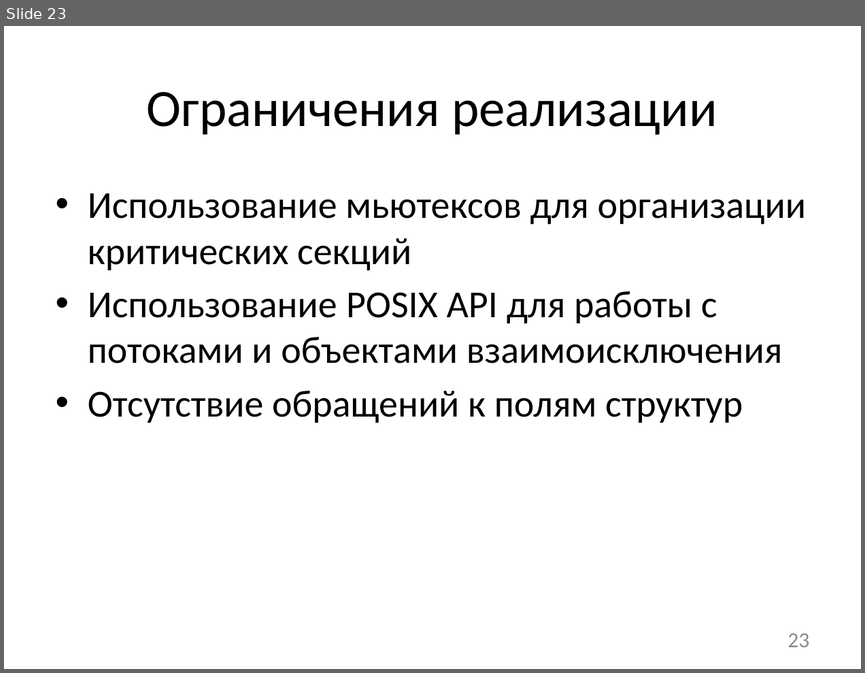
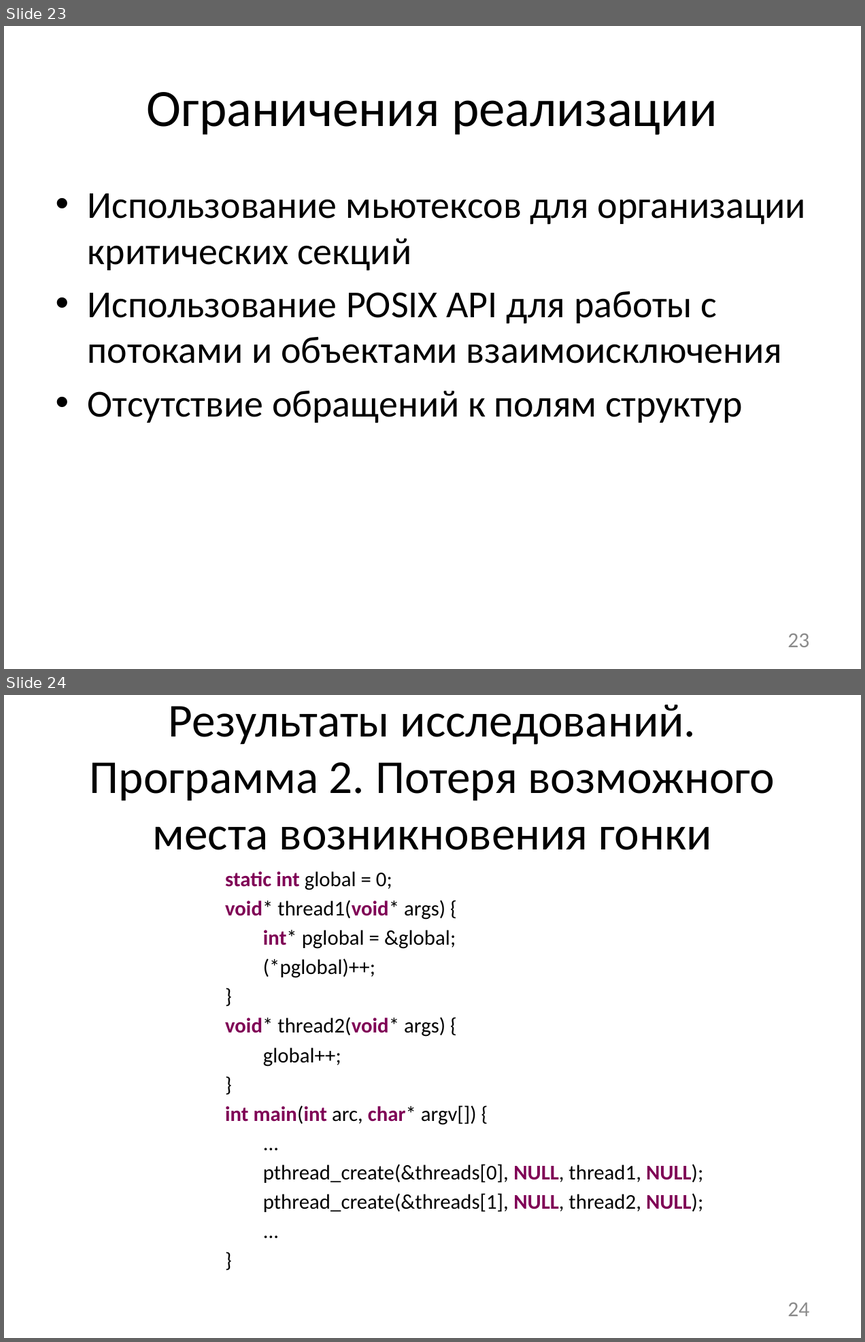
Before and after one commit to afrolovskiy/diplom, a slide deck: presentations/diplom/static race detection.pptx. Shown one above the other, each under a label of ours: slide 23 before the commit, slides 23 and 24 after it. The pictures are 865x673 and 865x1342 pixels, drawn with LibreOffice and Linux fonts; fonts in the diff are those of the drawing. Boxes give left, top, right and bottom in pixels: in the first picture for what was removed or moved away, otherwise in the second. Text is boxed around its words. In the diff, an @@ line names an element or a change of style, - is before the commit and + after.

```diff
--- a/presentations/diplom/static race detection.pptx
+++ b/presentations/diplom/static race detection.pptx
@@ slide 24 added at [4, 695, 861, 1338], background #FFFFFF @@
@@ title added at [90, 705, 775, 850], 39.6 pt, text #000000 @@
+Результаты исследований.
+Программа 2. Потеря возможного места возникновения гонки
@@ text added at [225, 871, 703, 1212], 17.6 pt, text #000000 @@
+static int global = 0;
+void* thread1(void* args) {
+int* pglobal = &global;
+(*pglobal)++;
+}
+void* thread2(void* args) {
+global++;
+}
+int main(int arc, char* argv[]) {
+...
+pthread_create(&threads[0], NULL, thread1, NULL);
+pthread_create(&threads[1], NULL, thread2, NULL);
+...
+}
@@ page number added at [787, 1302, 809, 1316], 18 pt, text #8C8C8C @@
+24
```
Also in this commit, not shown: 4 other slides added, 1 slide removed.
